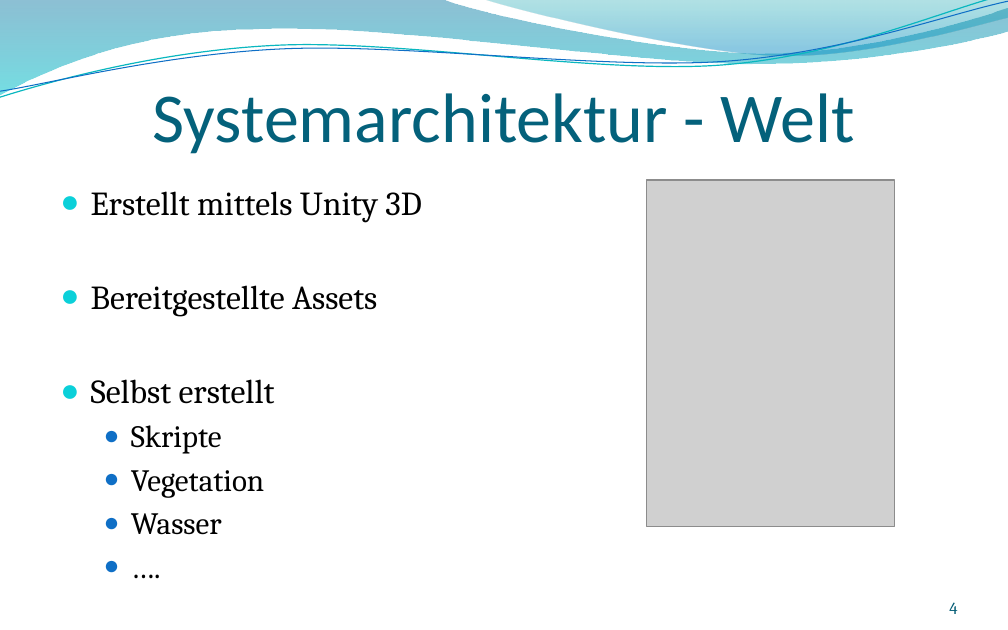
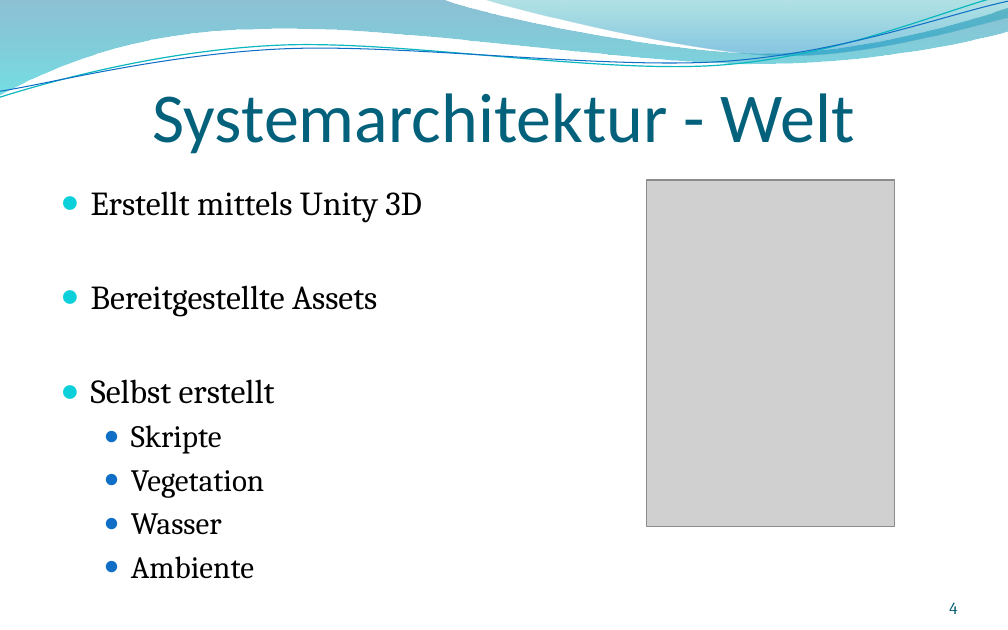
Before and after one commit to andreasdietze/Rift-Wingsuit, a slide deck: slide 4 of Präsentationen/Finale Präsentation/Finale-Präsentation-Rift-Wingsuit.pptx. Drawn at 1008x630 pixels with LibreOffice and Linux fonts; fonts in the diff are those of the drawing; grey boxes stand for pictures; background and template pictures are left out. Boxes give left, top, right and bottom in pixels: in the first picture for what was removed or moved away, otherwise in the second. Text is boxed around its words. In the diff, an @@ line names an element or a change of style, - is before the commit and + after.

```diff
--- a/Präsentationen/Finale Präsentation/Finale-Präsentation-Rift-Wingsuit.pptx
+++ b/Präsentationen/Finale Präsentation/Finale-Präsentation-Rift-Wingsuit.pptx
@@ text at (x1=131, y1=556, x2=254, y2=579): text changed @@
-  ● ….
+  ● Ambiente
```
Also in this commit, not shown: 5 other slides changed, 1 other file.
